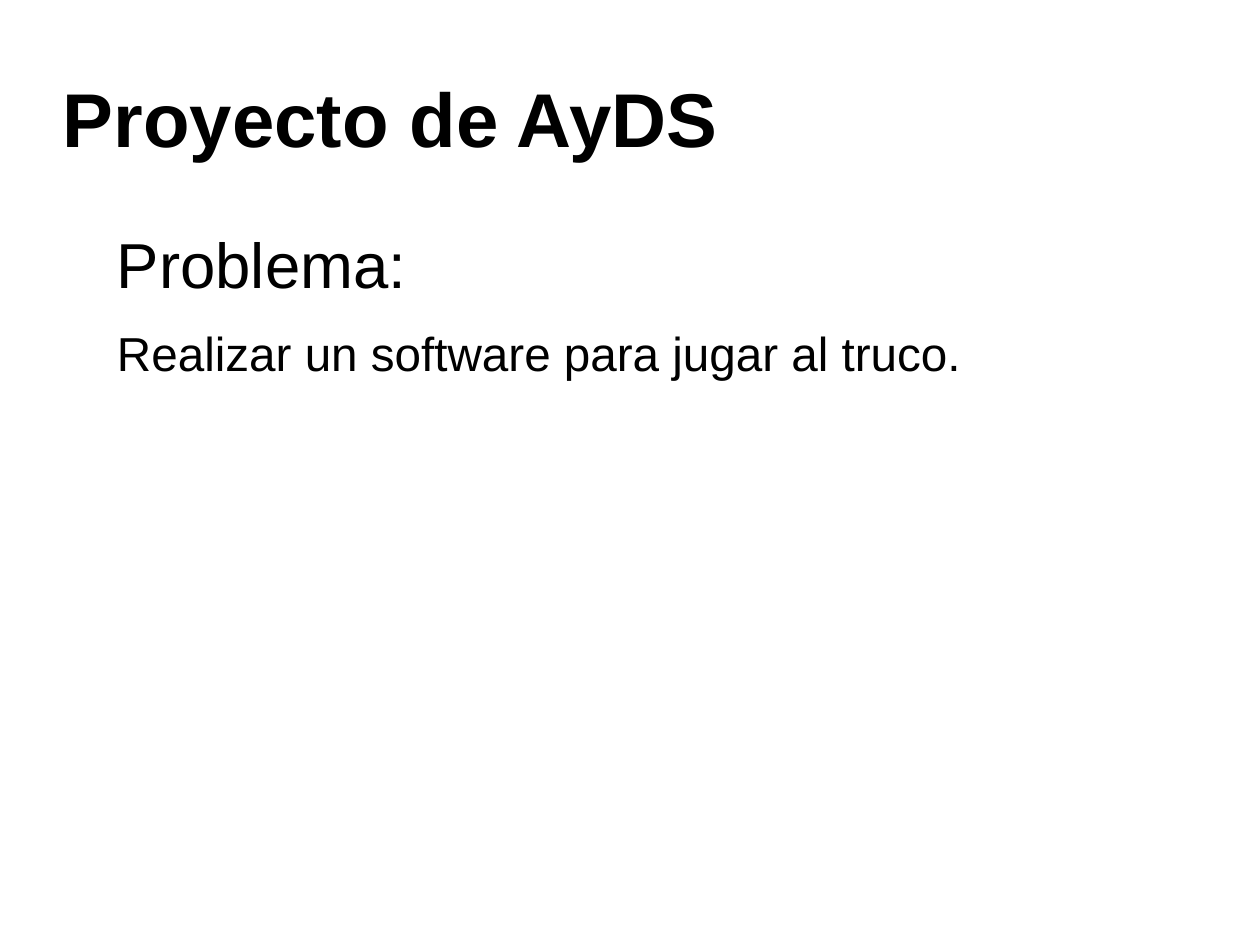
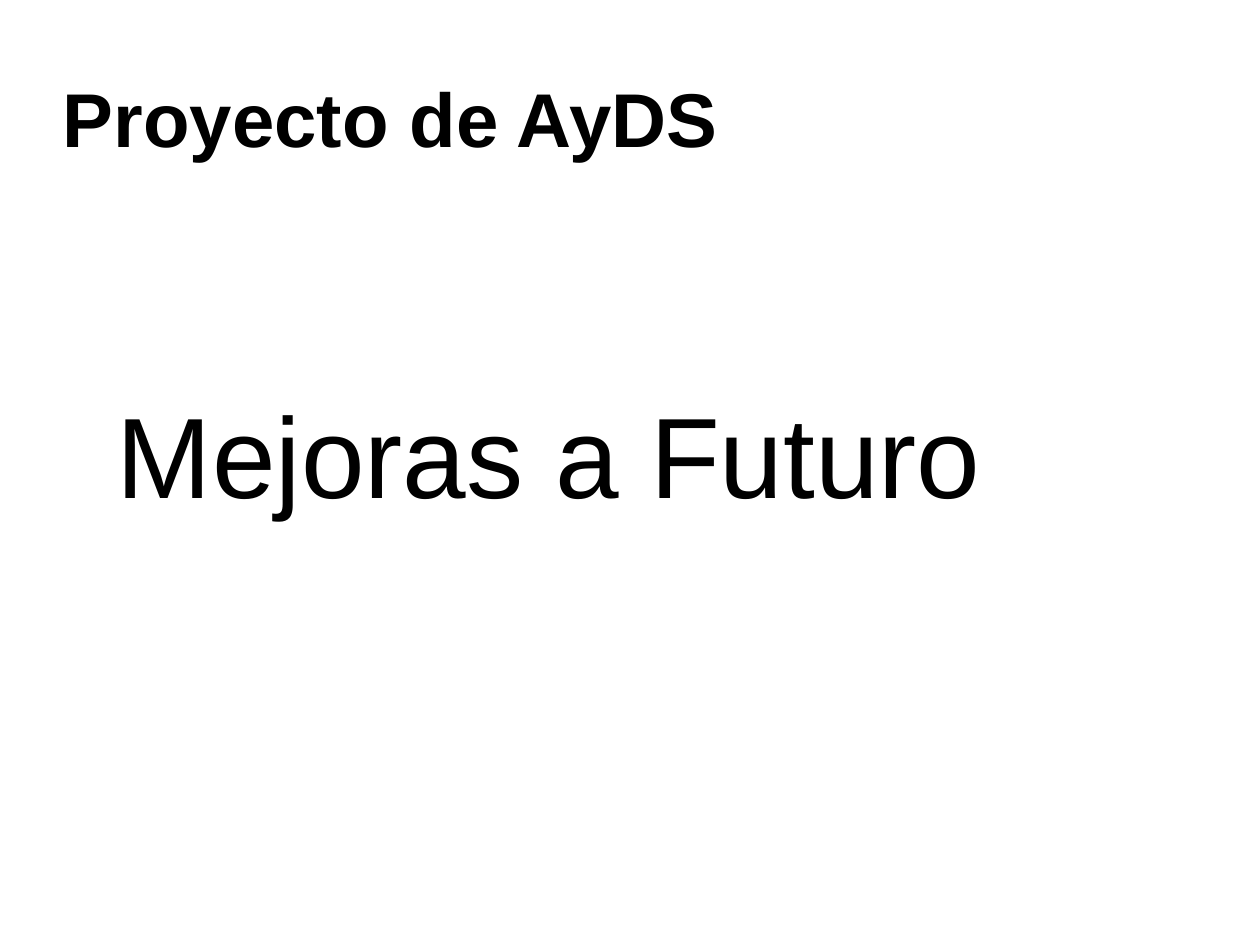
Before and after one commit to valenvivaldi/Proyectos-ZVZ, a slide deck: slide 9 of Presentacion.odp (slide 4 before the commit). Drawn at 1260x945 pixels with LibreOffice and Linux fonts; fonts in the diff are those of the drawing; background and template pictures are left out. Boxes give left, top, right and bottom in pixels: in the first picture for what was removed or moved away, otherwise in the second. Text is boxed around its words. In the diff, an @@ line names an element or a change of style, - is before the commit and + after.

```diff
--- a/Presentacion.odp
+++ b/Presentacion.odp
@@ text at <box>117,415,980,520</box>: text changed; size 30 to 72 pt @@
-Problema:
-Realizar un software para jugar al truco.
+Mejoras a Futuro
```
Also in this commit, not shown: 3 other slides changed, 5 slides added, 4 other files.
